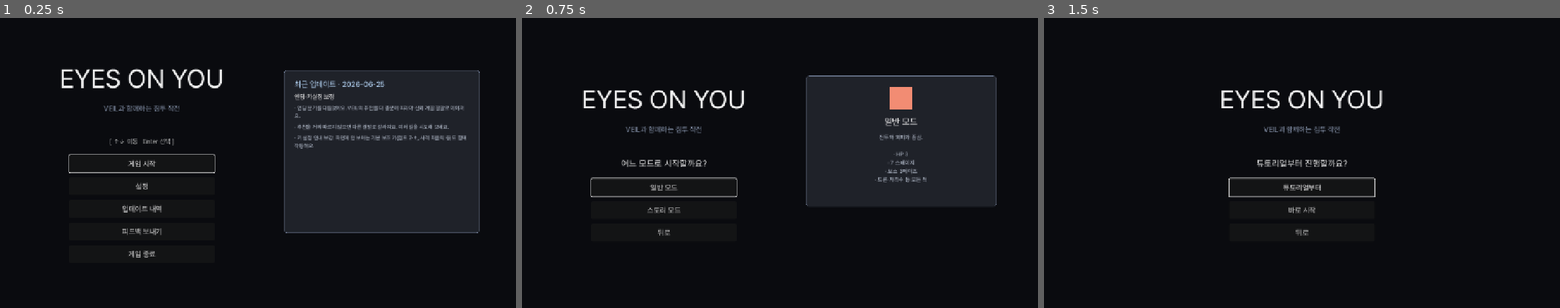
Above: before the commit, frames 1-3 (left to right).
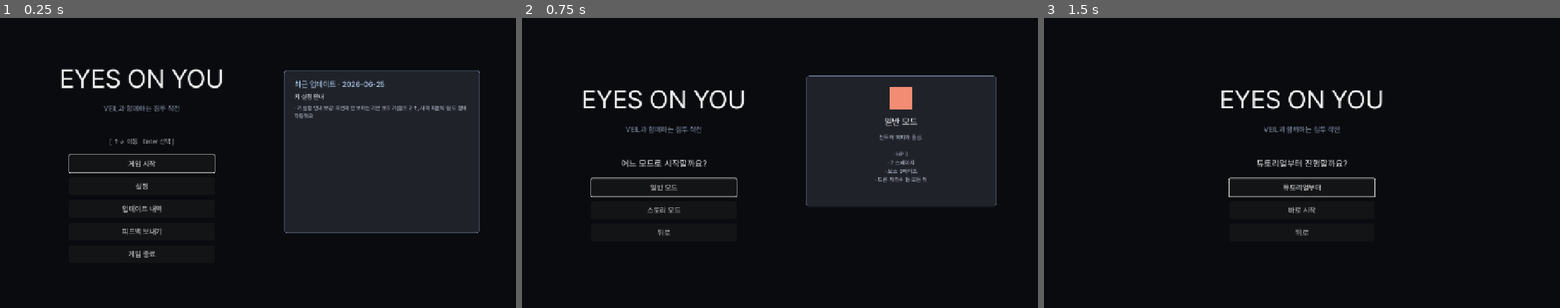
Above: after the commit, the same moments.

Repository: soomin007/EyesOnYou
Game: Godot game, scene res://scenes/main.tscn
The game is run twice, just before and just after one commit, with the same random seed, the same clock (stepped at 60 frames per second) and the same inputs.
Inputs:
- Up to frame 1 (0.25 s): no input
- Up to frame 2 (0.75 s): click "게임 시작" at 0.5 s
- Up to frame 3 (1.5 s): click "일반 모드" at 1.25 s

The runs differ from the first frame. In frame 1, 1.2% of the frame differs, in the area x 57-91%, y 25-46%; in frame 2, nothing differs; in frame 3, nothing differs.

Commit message:
revert(ending): 신뢰 임계 2/3 철회 — 의도한 엔딩 흐름과 달라 원복
- 5b5d622(신뢰 판정 0.5→2/3) 되돌림: EndingResolver + 문서 6종 모두 0.5 복귀
- 패치노트 06-25 항목에서 엔딩 줄 제거, '키 설정 안내'만 유지
- 사용자 지시: 엔딩 변경은 의도한 흐름과 다르므로 없던 것으로

Co-Authored-By: Claude Opus 4.8 (1M context) <noreply@anthropic.com>

Diff:
--- a/scripts/EndingResolver.gd
+++ b/scripts/EndingResolver.gd
@@ -7,14 +7,11 @@
 const ENDING_D: String = "D"  # 유령 임무
 
 # 엔딩 도덕 축(2026-06-13 재설계, veil_trust_arc.md §3.3):
-#  - 신뢰 = VEIL 추천을 2/3 이상 따랐는가(수용률). 어투 trust(climbing)와 분리해
+#  - 신뢰 = VEIL 추천을 절반 이상 따랐는가(수용률). 어투 trust(climbing)와 분리해
 #    획득량 인플레에 강건. rec_count=추천 제시 수, followed_count=그중 따른 수.
 #  - 공격성 = 전투/도전 맵 선택 누적(기존 유지).
-#  - 임계 0.5→2/3 상향(2026-06-25 피드백): 루트가 대부분 2지선다라 추천을 무작위로
-#    골라도 기대 수용률이 50%다. 옛 0.5 경계(*2 >=, 동률 포함)에선 "추천 안 따라도
-#    신뢰 엔딩(A/C)이 뜬다"는 보고가 나왔다 → 분자에 가중(*3)해 "대부분 따라야 신뢰"로 좁힘.
 static func resolve(followed_count: int, rec_count: int, aggression_score: int) -> String:
-	var trusts: bool = rec_count > 0 and followed_count * 3 >= rec_count * 2
+	var trusts: bool = rec_count > 0 and followed_count * 2 >= rec_count
 	var aggressive: bool = aggression_score >= GameState.SCORE_THRESHOLD
 	if trusts and aggressive:
 		return ENDING_A
--- a/scripts/GameInfo.gd
+++ b/scripts/GameInfo.gd
@@ -13,10 +13,8 @@
 const PATCH_NOTES: Array = [
 	{
 		"date": "2026-06-25",
-		"title": "엔딩·키설정 보정",
+		"title": "키 설정 안내",
 		"items": [
-			"엔딩 분기를 다듬었어요. VEIL의 추천을 더 충분히 따라야 신뢰 계열 결말로 이어져요.",
-			"추천을 거의 따르지 않으면 다른 결말로 갈라져요. 여러 길을 시도해 보세요.",
 			"키 설정 안내 보강. 화면에 안 보이는 기본 보조 키(점프 Z·↑, 사격 좌클릭 등)도 함께 작동해요.",
 		],
 	},
Not shown, changed: README.md
Not shown, changed: docs/SPEC.md
Not shown, changed: docs/STORY.md
Not shown, changed: docs/design/backlog.md
Not shown, changed: docs/design/growth_system.md
Not shown, changed: docs/design/veil_trust_arc.md
